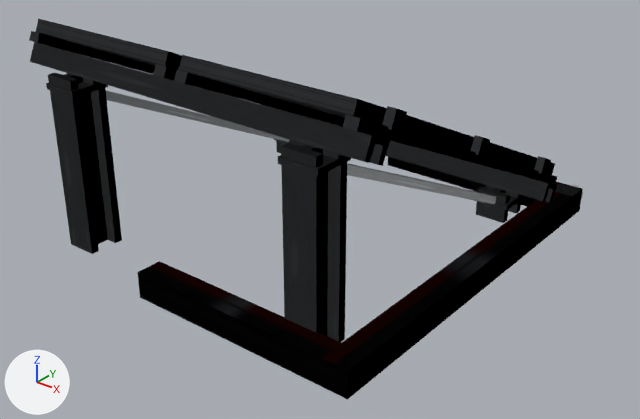
What one commit did to the OBJ model src/main/resources/assets/electricity/models/pv_tilt/pv_tilt.obj.
Before and after are seen from a 50 mm camera at (1.271, -1.544, 1.009) aimed at (0.041, -0.006, 0.056). Lighting does not change. The marker at lower left points along +X, +Y and +Z. The older version comes first. Where no turn or scale is listed for an object, it has been applied to the vertices.

In view in the first picture: 'harness', 'harness.001', 'harness_entry_north', 'harness_entry_south', 'harness_entry_south.001', 'harness_input', 'modules.002', 'modules.003', 'piers', 'purlin_0', 'purlin_1', 'rails' and 1 more.
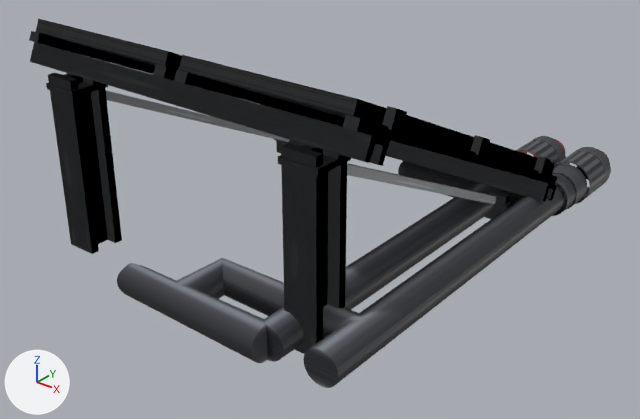
Pixel boxes [x1, y1, x2, y2] of what changed, in the pictures (640 x 419 px):
'harness', reshaped, recoloured (lighter, 19% wider): before [321, 197, 573, 399]; after [264, 183, 564, 388]
'harness_entry_south', reshaped, recoloured: before [137, 272, 321, 386]; after [117, 258, 362, 363]
'harness.001', deleted: before [321, 192, 573, 371]
'harness_entry_south.001', deleted: before [138, 261, 341, 358]
'harness_input.001', added: after [552, 147, 611, 216]
'harness_entry_north', reshaped: before [388, 157, 537, 206]; after [398, 161, 523, 205]
'harness_input', reshaped, recoloured: before [555, 183, 583, 218]; after [516, 136, 566, 165]
part 1 of me_harness, added: after [264, 183, 495, 362]
part 2 of me_harness, reshaped: before [321, 197, 573, 399]; after [303, 187, 564, 388]
part 5 of me_harness_input, added: after [516, 136, 566, 165]
part 6 of me_harness_input, deleted: before [555, 183, 583, 218]

Diff of the bpy script that builds the scene:
```diff
--- a/src/main/resources/assets/electricity/models/pv_tilt/pv_tilt.obj.py
+++ b/src/main/resources/assets/electricity/models/pv_tilt/pv_tilt.obj.py
@@ me_harness @@
-me_harness.from_pydata(...)  # 8 vertices, 5 faces; spans x 0.438..0.5, y -0.5..0.44, z 0.0..0.063
-me_harness.materials.append(mat_dc_jacket)  # picture img_dc_jacket_png
+me_harness.from_pydata(...)  # 128 vertices, 68 faces; spans x 0.266..0.478, y -0.5..0.44, z 0.0..0.081
+# me_harness part 1: a new loose piece, a 32-sided cylinder along y spanning x 0.266..0.347, y -0.5..0.44, z 0.0..0.081, in mat_core (picture img_dc_core_png)
+# me_harness part 2: 6 vertices removed from x 0.438..0.5, y -0.5..0.44, z 0.0..0.063; 62 vertices added at x 0.397..0.478, y -0.5..0.44, z 0.001..0.081
+me_harness.materials.append(mat_core)  # picture img_dc_core_png
@@ me_harness_entry_north @@
-me_harness_entry_north.from_pydata(...)  # 8 vertices, 5 faces; spans x -0.062..0.438, y 0.438..0.5, z 0.0..0.062
-me_harness_entry_north.materials.append(mat_dc_jacket)  # picture img_dc_jacket_png
+me_harness_entry_north.from_pydata(...)  # 192 vertices, 132 faces; spans x -0.106..0.438, y 0.331..0.544, z 0.0..0.081
+# me_harness_entry_north part 3: 8 vertices removed from x -0.062..0.438, y 0.438..0.5, z 0.0..0.062; 192 vertices added at x -0.106..0.438, y 0.331..0.544, z 0.0..0.081
+me_harness_entry_north.materials.append(mat_core)  # picture img_dc_core_png
@@ me_harness_entry_south @@
-me_harness_entry_south.from_pydata(...)  # 8 vertices, 5 faces; spans x -0.062..0.438, y -0.5..-0.438, z 0.0..0.063
-me_harness_entry_south.materials.append(mat_dc_jacket)  # picture img_dc_jacket_png
+me_harness_entry_south.from_pydata(...)  # 192 vertices, 132 faces; spans x -0.106..0.438, y -0.544..-0.331, z 0.0..0.081
+# me_harness_entry_south part 4: 8 vertices removed from x -0.062..0.438, y -0.5..-0.438, z 0.0..0.063; 192 vertices added at x -0.106..0.438, y -0.544..-0.331, z 0.0..0.081
+me_harness_entry_south.materials.append(mat_core)  # picture img_dc_core_png
@@ me_harness_input @@
-me_harness_input.from_pydata(...)  # 72 vertices, 68 faces; spans x 0.4375..0.5, y 0.44..0.533, z 0.0..0.0625
-me_harness_input.materials.append(mat_steel)  # picture img_pv_steel_png
+me_harness_input.from_pydata(...)  # 256 vertices, 143 faces; spans x 0.2469..0.3656, y 0.44..0.74, z -0.0188..0.1
+# me_harness_input part 5: 256 vertices added at x 0.2469..0.3656, y 0.44..0.74, z -0.0188..0.1
+# me_harness_input part 6: 72 vertices removed from x 0.4375..0.5, y 0.44..0.533, z 0.0..0.0625
+me_harness_input.materials.append(mat_plug_plus)  # picture img_dc_connector_plus_png
@@ ob_harness_001 @@
-ob_harness_001 = bpy.data.objects.new('harness.001', me_harness_001)
@@ ob_harness_entry_south_001 @@
-ob_harness_entry_south_001 = bpy.data.objects.new('harness_entry_south.001', me_harness_entry_south_001)
@@ ob_harness_input_001 @@
+ob_harness_input_001 = bpy.data.objects.new('harness_input.001', me_harness_input_001)  # 256 vertices, 143 faces; spans x 0.378..0.497, y 0.44..0.74, z -0.019..0.1; in mat_plug_minus (picture img_dc_connector_minus_png)
+ob_harness_input_001.location = (0.0, 0.0, 0.0)
```
